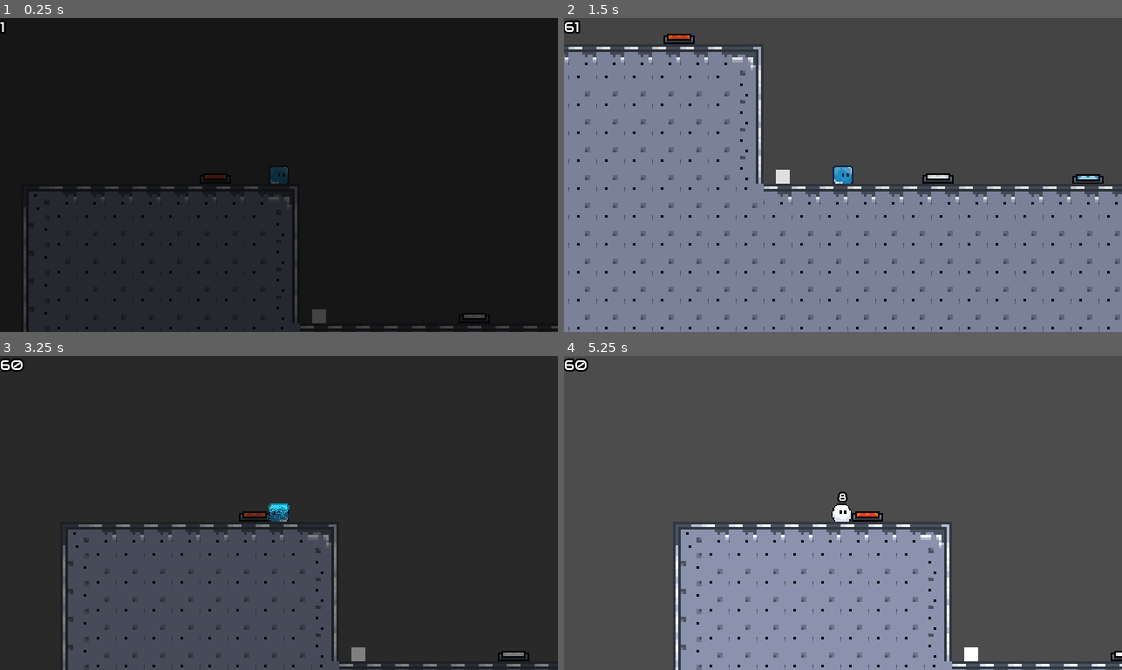
Above: before the commit, frames 1-4 (two rows, left to right).
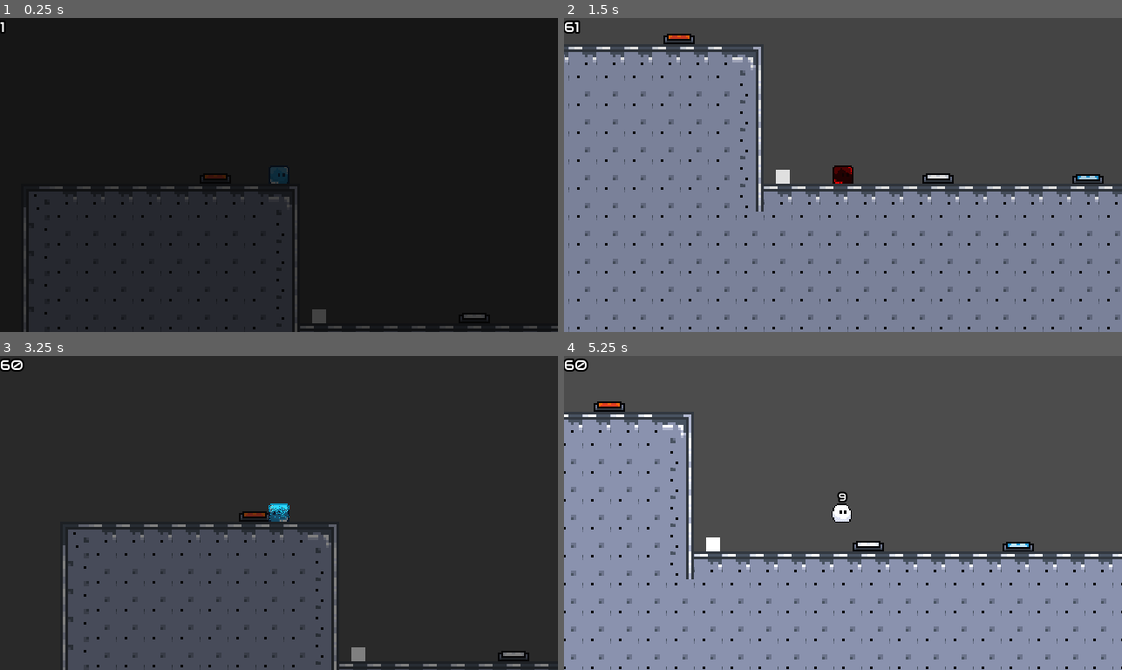
Above: after the commit, the same moments.

Repository: moha2008dev/slime-shift
Game: Godot game, scene res://scenes/World.tscn
Two runs of this game, one before a commit and one after it. Both use one fixed random seed, a clock stepped at 60 frames per second and the inputs below. This scene is started directly instead of the project's main scene.
Inputs (mouse positions are in pixels of both pictures, inside the frame that each line leads up to):
- Up to frame 1 (0.25 s): no input
- Up to frame 2 (1.5 s): move the mouse to (815, 237) at 0.52 s; hold D (right) from 0.53 s (still down); tap W (up) at 0.6, 0.77, 1.07, 1.35 s; move the mouse to (1010, 222) at 1.27 s
- Up to frame 3 (3.25 s): tap W (up) at 1.52, 1.82, 2.1, 2.85, 3.02 s; move the mouse to (111, 465) at 2.02 s; release D (right) at 2.03 s; hold A (left) from 2.03 s (still down); tap Enter at 2.75 s; move the mouse to (306, 513) at 2.77 s
- Up to frame 4 (5.25 s): tap W (up) at 3.32, 3.6, 3.77, 4.07, 4.35, 4.52, 4.82, 5.1 s; move the mouse to (759, 434) at 3.52 s; move the mouse to (965, 497) at 4.27 s; release A (left) at 4.28 s; hold D (right) from 4.28 s (still down); move the mouse to (731, 528) at 5.02 s

The runs differ from the first frame. In frame 1, less than 0.1% of the frame differs, in the area x 50-54%, y 97-100%; in frame 2, 0.4%; in frame 3, less than 0.1%; in frame 4, 37%, in the area x 0-100%, y 14-100%.

Commit message:
some eddits

Diff:
--- a/scenes/Player.tscn
+++ b/scenes/Player.tscn
@@ -92,6 +92,42 @@
 "update": 0,
 "values": [ 0.0 ]
 }
+tracks/1/type = "value"
+tracks/1/path = NodePath(".:scale")
+tracks/1/interp = 1
+tracks/1/loop_wrap = true
+tracks/1/imported = false
+tracks/1/enabled = true
+tracks/1/keys = {
+"times": PoolRealArray( 0 ),
+"transitions": PoolRealArray( 1 ),
+"update": 0,
+"values": [ Vector2( 0.09, 0.09 ) ]
+}
+tracks/2/type = "value"
+tracks/2/path = NodePath(".:position")
+tracks/2/interp = 1
+tracks/2/loop_wrap = true
+tracks/2/imported = false
+tracks/2/enabled = true
+tracks/2/keys = {
+"times": PoolRealArray( 0 ),
+"transitions": PoolRealArray( 1 ),
+"update": 0,
+"values": [ Vector2( 0, -2 ) ]
+}
+tracks/3/type = "value"
+tracks/3/path = NodePath(".:modulate")
+tracks/3/interp = 1
+tracks/3/loop_wrap = true
+tracks/3/imported = false
+tracks/3/enabled = true
+tracks/3/keys = {
+"times": PoolRealArray( 0 ),
+"transitions": PoolRealArray( 1 ),
+"update": 0,
+"values": [ Color( 1, 1, 1, 1 ) ]
+}
 
 [sub_resource type="Animation" id=10]
 resource_name = "anim"
@@ -112,18 +148,33 @@
 [sub_resource type="Animation" id=12]
 resource_name = "anim2"
 length = 0.4
+
+[sub_resource type="Animation" id=15]
+resource_name = "die"
+length = 0.1
 tracks/0/type = "value"
-tracks/0/path = NodePath(".:material:shader_param/progress")
+tracks/0/path = NodePath(".:modulate")
 tracks/0/interp = 1
 tracks/0/loop_wrap = true
 tracks/0/imported = false
 tracks/0/enabled = true
 tracks/0/keys = {
-"times": PoolRealArray( 0, 0.2, 0.4 ),
-"transitions": PoolRealArray( 1, 1, 1 ),
-"update": 0,
-"values": [ 0.0, 1.0, 0.0 ]
-}
+"times": PoolRealArray( 0, 0.1 ),
+"transitions": PoolRealArray( 1, 1 ),
+"update": 0,
+"values": [ Color( 1, 1, 1, 1 ), Color( 1, 0, 0, 1 ) ]
+}
+
+[sub_resource type="Animation" id=13]
+resource_name = "idel"
+
+[sub_resource type="Animation" id=16]
+resource_name = "landing"
+length = 0.2
+
+[sub_resource type="Animation" id=14]
+resource_name = "walking"
+length = 0.4
 
 [sub_resource type="RectangleShape2D" id=2]
 
@@ -138,7 +189,7 @@
 
 [node name="MeshInstance2D" type="AnimatedSprite" parent="."]
 material = SubResource( 8 )
-position = Vector2( -5.96046e-07, -2 )
+position = Vector2( 0, -2 )
 scale = Vector2( 0.09, 0.09 )
 frames = SubResource( 11 )
 animation = "Normal"
@@ -148,6 +199,10 @@
 anims/RESET = SubResource( 9 )
 anims/anim = SubResource( 10 )
 anims/anim2 = SubResource( 12 )
+anims/die = SubResource( 15 )
+anims/idel = SubResource( 13 )
+anims/landing = SubResource( 16 )
+anims/walking = SubResource( 14 )
 
 [node name="CollisionShape2D" type="CollisionShape2D" parent="."]
 shape = SubResource( 2 )
--- a/scenes/World.tscn
+++ b/scenes/World.tscn
@@ -8,6 +8,7 @@
 [ext_resource path="res://2d arts/liquid.png" type="Texture" id=6]
 [ext_resource path="res://2d arts/normal.png" type="Texture" id=7]
 [ext_resource path="res://2d arts/tileset1.png" type="Texture" id=8]
+[ext_resource path="res://2d arts/factory.png" type="Texture" id=9]
 
 [sub_resource type="SpriteFrames" id=7]
 animations = [ {
@@ -33,6 +34,61 @@
 [sub_resource type="RectangleShape2D" id=18]
 extents = Vector2( 18, 6 )
 
+[sub_resource type="Animation" id=21]
+length = 0.001
+tracks/0/type = "value"
+tracks/0/path = NodePath(".:visible")
+tracks/0/interp = 1
+tracks/0/loop_wrap = true
+tracks/0/imported = false
+tracks/0/enabled = true
+tracks/0/keys = {
+"times": PoolRealArray( 0 ),
+"transitions": PoolRealArray( 1 ),
+"update": 0,
+"values": [ true ]
+}
+tracks/1/type = "value"
+tracks/1/path = NodePath(".:modulate")
+tracks/1/interp = 1
+tracks/1/loop_wrap = true
+tracks/1/imported = false
+tracks/1/enabled = true
+tracks/1/keys = {
+"times": PoolRealArray( 0 ),
+"transitions": PoolRealArray( 1 ),
+"update": 0,
+"values": [ Color( 1, 1, 1, 1 ) ]
+}
+
+[sub_resource type="Animation" id=22]
+resource_name = "transform"
+length = 0.4
+tracks/0/type = "value"
+tracks/0/path = NodePath(".:visible")
+tracks/0/interp = 1
+tracks/0/loop_wrap = true
+tracks/0/imported = false
+tracks/0/enabled = true
+tracks/0/keys = {
+"times": PoolRealArray( 0, 0.2, 0.4 ),
+"transitions": PoolRealArray( 1, 1, 1 ),
+"update": 1,
+"values": [ true, false, true ]
+}
+tracks/1/type = "value"
+tracks/1/path = NodePath(".:modulate")
+tracks/1/interp = 1
+tracks/1/loop_wrap = true
+tracks/1/imported = false
+tracks/1/enabled = true
+tracks/1/keys = {
+"times": PoolRealArray( 0, 0.2, 0.4 ),
+"transitions": PoolRealArray( 1, 1, 1 ),
+"update": 0,
+"values": [ Color( 1, 1, 1, 1 ), Color( 0, 0, 0, 1 ), Color( 1, 1, 1, 1 ) ]
+}
+
 [sub_resource type="RectangleShape2D" id=3]
 extents = Vector2( 320, 10 )
 
@@ -58,6 +114,75 @@
 points = PoolVector2Array( 0, 0, 32, 0, 32, 32, 0, 32 )
 
 [sub_resource type="ConvexPolygonShape2D" id=16]
+points = PoolVector2Array( 0, 0, 32, 0, 32, 32, 0, 32 )
+
+[sub_resource type="ConvexPolygonShape2D" id=23]
+points = PoolVector2Array( 0, 0, 32, 0, 32, 32, 0, 32 )
+
+[sub_resource type="ConvexPolygonShape2D" id=24]
+points = PoolVector2Array( 0, 0, 32, 0, 32, 32, 0, 32 )
+
+[sub_resource type="ConvexPolygonShape2D" id=25]
+points = PoolVector2Array( 0, 0, 32, 0, 32, 32, 0, 32 )
+
+[sub_resource type="ConvexPolygonShape2D" id=26]
+points = PoolVector2Array( 0, 0, 32, 0, 32, 32, 0, 32 )
+
+[sub_resource type="ConvexPolygonShape2D" id=27]
+points = PoolVector2Array( 0, 0, 32, 0, 32, 32, 0, 32 )
+
+[sub_resource type="ConvexPolygonShape2D" id=28]
+points = PoolVector2Array( 0, 0, 32, 0, 32, 32, 0, 32 )
+
+[sub_resource type="ConvexPolygonShape2D" id=29]
+points = PoolVector2Array( 0, 0, 32, 0, 32, 32, 0, 32 )
+
+[sub_resource type="ConvexPolygonShape2D" id=30]
+points = PoolVector2Array( 0, 0, 32, 0, 32, 32, 0, 32 )
+
+[sub_resource type="ConvexPolygonShape2D" id=31]
+points = PoolVector2Array( 0, 0, 32, 0, 32, 32, 0, 32 )
+
+[sub_resource type="ConvexPolygonShape2D" id=32]
+points = PoolVector2Array( 0, 0, 32, 0, 32, 32, 0, 32 )
+
+[sub_resource type="ConvexPolygonShape2D" id=33]
+points = PoolVector2Array( 0, 0, 32, 0, 32, 32, 0, 32 )
+
+[sub_resource type="ConvexPolygonShape2D" id=34]
+points = PoolVector2Array( 0, 0, 32, 0, 32, 32, 0, 32 )
+
+[sub_resource type="ConvexPolygonShape2D" id=35]
+points = PoolVector2Array( 0, 0, 32, 0, 32, 32, 0, 32 )
+
+[sub_resource type="ConvexPolygonShape2D" id=36]
+points = PoolVector2Array( 0, 0, 32, 0, 32, 32, 0, 32 )
+
+[sub_resource type="ConvexPolygonShape2D" id=37]
+points = PoolVector2Array( 0, 0, 32, 0, 32, 32, 0, 32 )
+
+[sub_resource type="ConvexPolygonShape2D" id=38]
+points = PoolVector2Array( 0, 0, 32, 0, 32, 32, 0, 32 )
+
+[sub_resource type="ConvexPolygonShape2D" id=39]
+points = PoolVector2Array( 0, 0, 32, 0, 32, 32, 0, 32 )
+
+[sub_resource type="ConvexPolygonShape2D" id=40]
+points = PoolVector2Array( 0, 0, 32, 0, 32, 32, 0, 32 )
+
+[sub_resource type="ConvexPolygonShape2D" id=41]
+points = PoolVector2Array( 0, 0, 32, 0, 32, 32, 0, 32 )
+
+[sub_resource type="ConvexPolygonShape2D" id=42]
+points = PoolVector2Array( 0, 0, 32, 0, 32, 32, 0, 32 )
+
+[sub_resource type="ConvexPolygonShape2D" id=43]
+points = PoolVector2Array( 0, 0, 32, 0, 32, 32, 0, 32 )
+
+[sub_resource type="ConvexPolygonShape2D" id=44]
+points = PoolVector2Array( 0, 0, 32, 0, 32, 32, 0, 32 )
+
+[sub_resource type="ConvexPolygonShape2D" id=45]
 points = PoolVector2Array( 0, 0, 32, 0, 32, 32, 0, 32 )
 
 [sub_resource type="TileSet" id=17]
@@ -131,6 +256,166 @@
 "shape_transform": Transform2D( 1, 0, 0, 1, 0, 0 )
 } ]
 0/z_index = 0
+1/name = "factory.png 1"
+1/texture = ExtResource( 9 )
+1/tex_offset = Vector2( 0, 0 )
+1/modulate = Color( 1, 1, 1, 1 )
+1/region = Rect2( -32, 0, 192, 192 )
+1/tile_mode = 2
+1/autotile/icon_coordinate = Vector2( 0, 0 )
+1/autotile/tile_size = Vector2( 32, 32 )
+1/autotile/spacing = 0
+1/autotile/occluder_map = [  ]
+1/autotile/navpoly_map = [  ]
+1/autotile/priority_map = [  ]
+1/autotile/z_index_map = [  ]
+1/occluder_offset = Vector2( 0, 0 )
+1/navigation_offset = Vector2( 0, 0 )
+1/shape_offset = Vector2( 0, 0 )
+1/shape_transform = Transform2D( 1, 0, 0, 1, 0, 0 )
+1/shape = SubResource( 23 )
+1/shape_one_way = false
+1/shape_one_way_margin = 1.0
+1/shapes = [ {
+"autotile_coord": Vector2( 1, 0 ),
+"one_way": false,
+"one_way_margin": 1.0,
+"shape": SubResource( 23 ),
+"shape_transform": Transform2D( 1, 0, 0, 1, 0, 0 )
+}, {
+"autotile_coord": Vector2( 2, 0 ),
+"one_way": false,
+"one_way_margin": 1.0,
+"shape": SubResource( 24 ),
+"shape_transform": Transform2D( 1, 0, 0, 1, 0, 0 )
+}, {
+"autotile_coord": Vector2( 3, 0 ),
+"one_way": false,
+"one_way_margin": 1.0,
+"shape": SubResource( 25 ),
+"shape_transform": Transform2D( 1, 0, 0, 1, 0, 0 )
+}, {
+"autotile_coord": Vector2( 4, 0 ),
+"one_way": false,
+"one_way_margin": 1.0,
+"shape": SubResource( 26 ),
+"shape_transform": Transform2D( 1, 0, 0, 1, 0, 0 )
+}, {
+"autotile_coord": Vector2( 5, 0 ),
+"one_way": false,
+"one_way_margin": 1.0,
+"shape": SubResource( 27 ),
+"shape_transform": Transform2D( 1, 0, 0, 1, 0, 0 )
+}, {
+"autotile_coord": Vector2( 1, 1 ),
+"one_way": false,
+"one_way_margin": 1.0,
+"shape": SubResource( 28 ),
+"shape_transform": Transform2D( 1, 0, 0, 1, 0, 0 )
+}, {
+"autotile_coord": Vector2( 3, 1 ),
+"one_way": false,
+"one_way_margin": 1.0,
+"shape": SubResource( 29 ),
+"shape_transform": Transform2D( 1, 0, 0, 1, 0, 0 )
+}, {
+"autotile_coord": Vector2( 3, 2 ),
+"one_way": false,
+"one_way_margin": 1.0,
+"shape": SubResource( 30 ),
+"shape_transform": Transform2D( 1, 0, 0, 1, 0, 0 )
+}, {
+"autotile_coord": Vector2( 2, 2 ),
+"one_way": false,
+"one_way_margin": 1.0,
+"shape": SubResource( 31 ),
+"shape_transform": Transform2D( 1, 0, 0, 1, 0, 0 )
+}, {
+"autotile_coord": Vector2( 2, 3 ),
+"one_way": false,
+"one_way_margin": 1.0,
+"shape": SubResource( 32 ),
+"shape_transform": Transform2D( 1, 0, 0, 1, 0, 0 )
+}, {
+"autotile_coord": Vector2( 1, 3 ),
+"one_way": false,
+"one_way_margin": 1.0,
+"shape": SubResource( 33 ),
+"shape_transform": Transform2D( 1, 0, 0, 1, 0, 0 )
+}, {
+"autotile_coord": Vector2( 1, 2 ),
+"one_way": false,
+"one_way_margin": 1.0,
+"shape": SubResource( 34 ),
+"shape_transform": Transform2D( 1, 0, 0, 1, 0, 0 )
+}, {
+"autotile_coord": Vector2( 3, 3 ),
+"one_way": false,
+"one_way_margin": 1.0,
+"shape": SubResource( 35 ),
+"shape_transform": Transform2D( 1, 0, 0, 1, 0, 0 )
+}, {
+"autotile_coord": Vector2( 4, 2 ),
+"one_way": false,
+"one_way_margin": 1.0,
+"shape": SubResource( 36 ),
+"shape_transform": Transform2D( 1, 0, 0, 1, 0, 0 )
+}, {
+"autotile_coord": Vector2( 4, 1 ),
+"one_way": false,
+"one_way_margin": 1.0,
+"shape": SubResource( 37 ),
+"shape_transform": Transform2D( 1, 0, 0, 1, 0, 0 )
+}, {
+"autotile_coord": Vector2( 1, 4 ),
+"one_way": false,
+"one_way_margin": 1.0,
+"shape": SubResource( 38 ),
+"shape_transform": Transform2D( 1, 0, 0, 1, 0, 0 )
+}, {
+"autotile_coord": Vector2( 2, 4 ),
+"one_way": false,
+"one_way_margin": 1.0,
+"shape": SubResource( 39 ),
+"shape_transform": Transform2D( 1, 0, 0, 1, 0, 0 )
+}, {
+"autotile_coord": Vector2( 3, 4 ),
+"one_way": false,
+"one_way_margin": 1.0,
+"shape": SubResource( 40 ),
+"shape_transform": Transform2D( 1, 0, 0, 1, 0, 0 )
+}, {
+"autotile_coord": Vector2( 4, 5 ),
+"one_way": false,
+"one_way_margin": 1.0,
+"shape": SubResource( 41 ),
+"shape_transform": Transform2D( 1, 0, 0, 1, 0, 0 )
+}, {
+"autotile_coord": Vector2( 4, 4 ),
+"one_way": false,
+"one_way_margin": 1.0,
+"shape": SubResource( 42 ),
+"shape_transform": Transform2D( 1, 0, 0, 1, 0, 0 )
+}, {
+"autotile_coord": Vector2( 2, 5 ),
+"one_way": false,
+"one_way_margin": 1.0,
+"shape": SubResource( 43 ),
+"shape_transform": Transform2D( 1, 0, 0, 1, 0, 0 )
+}, {
+"autotile_coord": Vector2( 1, 5 ),
+"one_way": false,
+"one_way_margin": 1.0,
+"shape": SubResource( 44 ),
+"shape_transform": Transform2D( 1, 0, 0, 1, 0, 0 )
+}, {
+"autotile_coord": Vector2( 3, 5 ),
+"one_way": false,
+"one_way_margin": 1.0,
+"shape": SubResource( 45 ),
+"shape_transform": Transform2D( 1, 0, 0, 1, 0, 0 )
+} ]
+1/z_index = 0
 
 [sub_resource type="GDScript" id=20]
 script/source = "extends Area2D
@@ -218,6 +503,10 @@
 [node name="Camera2D" parent="Player" instance=ExtResource( 3 )]
 current = true
 
+[node name="AnimationPlayer" type="AnimationPlayer" parent="Player"]
+anims/RESET = SubResource( 21 )
+anims/transform = SubResource( 22 )
+
 [node name="Box" parent="." instance=ExtResource( 2 )]
 position = Vector2( 150, 344 )
 
@@ -231,7 +520,7 @@
 tile_set = SubResource( 17 )
 cell_size = Vector2( 32, 32 )
 format = 1
-tile_data = PoolIntArray( 458746, 0, 0, 458747, 0, 1, 458748 …(963 unchanged characters)… 65537, 720898, 0, 65537, 720899, 0, 65537, 720900, 0, 1, 720901, 0, 1, 720902, 0, …(3828 unchanged characters)…
+tile_data = PoolIntArray( 458746, 0, 0, 458747, 0, 1, 458748 …(963 unchanged characters)… 65537, 720898, 0, 65537, 720899, 0, 65538, 720900, 0, 1, 720901, 0, 1, 720902, 0, …(3828 unchanged characters)…
 
 [node name="killArea" type="Area2D" parent="."]
 modulate = Color( 1, 0.690196, 0.521569, 1 )
--- a/scripts/Player.gd
+++ b/scripts/Player.gd
@@ -9,6 +9,7 @@
 var jump : int = -320
 var gravity :int = 1200
 var height : float = 0
+signal animp
 func _ready():
 	$MeshInstance2D.play(state)
 
@@ -23,6 +24,7 @@
 	pause()
 	if state == "Iced": _push()
 	velocity = move_and_slide(velocity,Vector2.UP)
+
 
 func _move() -> void:
 	x = int(Input.get_axis("left","right"))
@@ -84,8 +86,8 @@
 	die()
 
 func die() -> void:
+	$MeshInstance2D/AnimationPlayer.play("die")
 	Global.reload_scene()
-
 func tp(pos:Vector2) -> void:
 	$MeshInstance2D/AnimationPlayer.play("anim")
 	yield($MeshInstance2D/AnimationPlayer,"animation_finished")
--- a/scripts/StateArea.gd
+++ b/scripts/StateArea.gd
@@ -10,6 +10,8 @@
 		if body.state == state: return
 		body.tp(global_position + Vector2(0,-20))
 		yield(get_tree().create_timer(1),"timeout")
+		$"../Player/AnimationPlayer".play("transform")
+		yield(get_tree().create_timer(0.2),"timeout")
 		body.state = state
 
 
Binary file added: 2d arts/factory.png
Not shown, added: 2d arts/factory.png.import
Not shown: 1 places in scenes/Player.tscn that only renumber resources
Not shown: 1 places in scenes/World.tscn that only renumber resources
